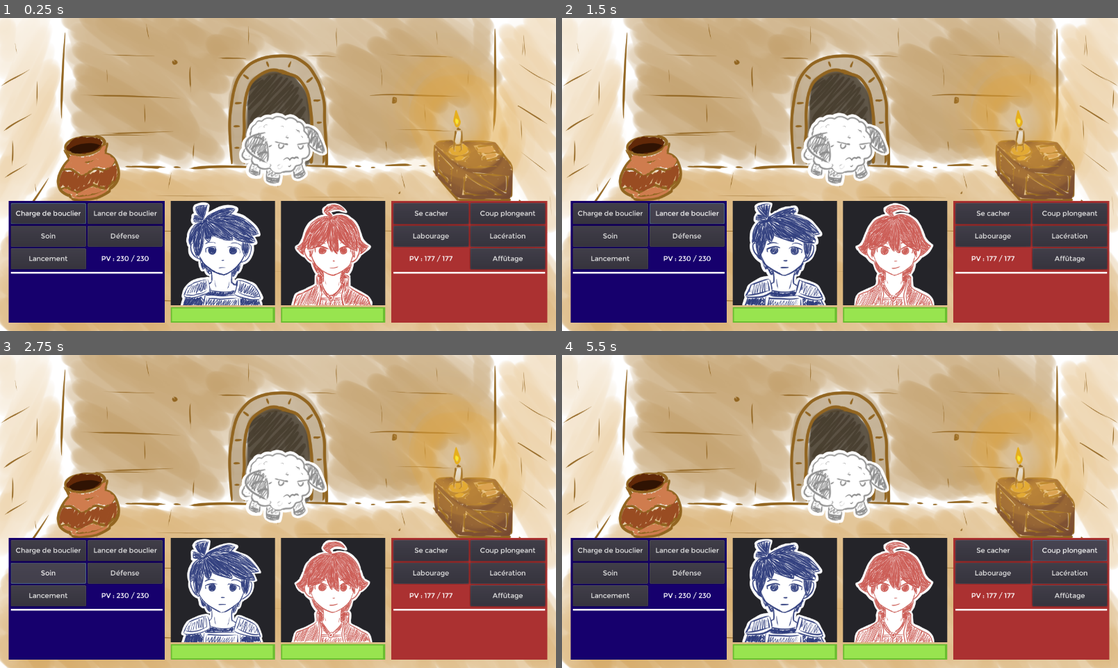
Above: before the commit, frames 1-4 (two rows, left to right).
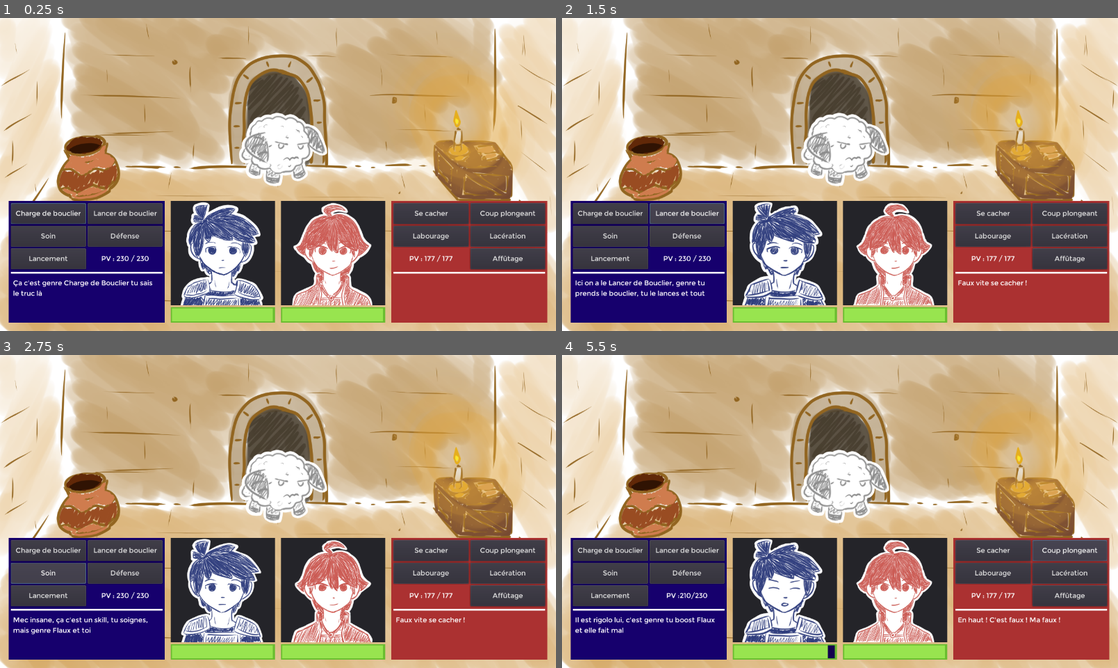
Above: after the commit, the same moments.

Repository: Floflosera/DuoDonjon
Game: Godot game, scene res://Scenes/Combat2.tscn
The game is run twice, just before and just after one commit, with the same random seed, the same clock (stepped at 60 frames per second) and the same inputs.
Inputs:
- Up to frame 1 (0.25 s): no input
- Up to frame 2 (1.5 s): click "Charge de bouclier" at 0.5 s; click "Lancer de bouclier" at 1.25 s
- Up to frame 3 (2.75 s): click "Soin" at 2 s
- Up to frame 4 (5.5 s): click "Défense" at 2.75 s; click "Lancement" at 3.5 s; click "Se cacher" at 4.25 s; click "Coup plongeant" at 5 s

The runs differ from the first frame. In frame 1, 1.6% of the frame differs, in the area x 2-67%, y 59-92%; in frame 2, 1.8%; in frame 3, 1.7%; in frame 4, 2.0%, in the area x 2-90%, y 59-97%.

Commit message:
Projet 0.10

Diff:
--- a/Scenes/Combat2.gd
+++ b/Scenes/Combat2.gd
@@ -1,12 +1,63 @@
 extends Node
 
+signal derouleTourFini
+
+onready var combattantHarry = $GeneralInterface/HBoxContainer/Harry
+onready var combattantFlaux = $GeneralInterface/HBoxContainer/Flaux
+
+onready var combattants = [combattantHarry, combattantFlaux]#, $Ennemi2]
+onready var nc = [0, 1]#, 2]
+
+var temp
+
 func _ready():
+	ordreTour()
+
+	#$DialogueInterface.visible = true
 	#$DialogueInterface.dialogueTest() #Permet de lancer un dialogue, ici le Test, celui pour tester (incroyable)
 	#yield($DialogueInterface, "dialogueFini")
 	#$DialogueInterface.visible = false
-	$GeneralInterface.choixTour() #lance le choix du tour, simple test pour l'instant, il sera au début de chaque tour
-	yield($GeneralInterface, "choixTourFini")
-	#$DialogueInterface.visible = true
-	#$DialogueInterface.dialogueTest2()
-	#yield($DialogueInterface, "dialogueFini")
-	#$DialogueInterface.visible = false
+
+	while(true):
+		$GeneralInterface.choixTour() #lance le choix du tour, simple test pour l'instant, il sera au début de chaque tour
+		yield($GeneralInterface, "choixTourFini")
+
+		deroulementTour()
+		yield(self, "derouleTourFini")
+
+func ordreTour():
+	for i in range(nc.size()-1):
+		for j in range(i+1, nc.size()):
+			if(combattants[i].vitesse < combattants[j].vitesse):
+				temp = nc[i]
+				nc[i] = nc[i+1]
+				nc[i+1] = temp
+
+func deroulementTour():
+	$TimerActions.start()
+	yield($TimerActions, "timeout")
+	if(combattantFlaux.priorite):
+		combattantFlaux.castSkill()
+		yield(combattantFlaux, "skillCasted")
+		$TimerActions.start()
+		yield($TimerActions, "timeout")
+	if(combattantHarry.priorite):
+		combattantHarry.castSkill()
+		yield(combattantHarry, "skillCasted")
+		$TimerActions.start()
+		yield($TimerActions, "timeout")
+
+	for i in nc:
+		if(combattants[i].tourEffectue == false):
+			combattants[i].castSkill()
+			yield(combattants[i], "skillCasted")
+			$TimerActions.start()
+			yield($TimerActions, "timeout")
+
+	emit_signal("derouleTourFini")
+
+
+
+
+func _on_TimerActions_timeout():
+	$TimerActions.stop()
--- a/Scenes/Combat2.tscn
+++ b/Scenes/Combat2.tscn
@@ -3,7 +3,7 @@
 [ext_resource path="res://Scenes/GeneralInterface.tscn" type="PackedScene" id=1]
 [ext_resource path="res://assets/Ennemi2.png" type="Texture" id=2]
 [ext_resource path="res://Scenes/Combat2.gd" type="Script" id=3]
-[ext_resource path="res://Scenes/Bouftou.gd" type="Script" id=4]
+[ext_resource path="res://Scenes/Ennemi2.gd" type="Script" id=4]
 [ext_resource path="res://Scenes/DialogueInterface.tscn" type="PackedScene" id=5]
 [ext_resource path="res://assets/FondNormal.png" type="Texture" id=6]
 
@@ -22,7 +22,7 @@
 position = Vector2( 640, 360 )
 texture = ExtResource( 6 )
 
-[node name="Bouftou" type="AnimatedSprite" parent="."]
+[node name="Ennemi2" type="AnimatedSprite" parent="."]
 position = Vector2( 647, 302 )
 frames = SubResource( 1 )
 script = ExtResource( 4 )
@@ -31,3 +31,7 @@
 
 [node name="DialogueInterface" parent="." instance=ExtResource( 5 )]
 visible = false
+
+[node name="TimerActions" type="Timer" parent="."]
+
+[connection signal="timeout" from="TimerActions" to="." method="_on_TimerActions_timeout"]
--- a/Scenes/DialogueInterface.gd
+++ b/Scenes/DialogueInterface.gd
@@ -3,6 +3,7 @@
 #Signal qui permet d'alerter de la fin d'un dialogue
 signal dialogueFini
 
+#Stockage du bouton de confirmation dans une variable
 onready var confirmation = get_node("HBoxContainer/FlauxDia/FlauxMenu/Background/Menu/VBoxContainer/Confirm")
 
 #Fonction pour créer une boite de texte pour Harry, Flaux, mettre leur émotion
--- a/Scenes/DialogueInterface.tscn
+++ b/Scenes/DialogueInterface.tscn
@@ -69,9 +69,14 @@
 
 [sub_resource type="SpriteFrames" id=3]
 animations = [ {
-"frames": [ ExtResource( 30 ), ExtResource( 36 ), ExtResource( 38 ) ],
-"loop": true,
-"name": "Neutre",
+"frames": [ ExtResource( 29 ), ExtResource( 43 ), ExtResource( 39 ) ],
+"loop": true,
+"name": "Content",
+"speed": 3.0
+}, {
+"frames": [ ExtResource( 6 ), ExtResource( 10 ), ExtResource( 35 ) ],
+"loop": true,
+"name": "Inquiet",
 "speed": 3.0
 }, {
 "frames": [ ExtResource( 22 ), ExtResource( 4 ), ExtResource( 26 ), ExtResource( 27 ), ExtResource( 7 ), ExtResource( 8 ) ],
@@ -79,52 +84,47 @@
 "name": "Blesse",
 "speed": 6.0
 }, {
+"frames": [ ExtResource( 28 ), ExtResource( 5 ), ExtResource( 21 ) ],
+"loop": true,
+"name": "Fatigue",
+"speed": 3.0
+}, {
+"frames": [ ExtResource( 44 ), ExtResource( 42 ), ExtResource( 34 ) ],
+"loop": true,
+"name": "Enerve",
+"speed": 3.0
+}, {
 "frames": [ ExtResource( 33 ), ExtResource( 37 ), ExtResource( 32 ) ],
 "loop": true,
 "name": "KO",
 "speed": 3.0
 }, {
-"frames": [ ExtResource( 28 ), ExtResource( 5 ), ExtResource( 21 ) ],
-"loop": true,
-"name": "Fatigue",
-"speed": 3.0
-}, {
-"frames": [ ExtResource( 6 ), ExtResource( 10 ), ExtResource( 35 ) ],
-"loop": true,
-"name": "Inquiet",
-"speed": 3.0
-}, {
-"frames": [ ExtResource( 44 ), ExtResource( 42 ), ExtResource( 34 ) ],
-"loop": true,
-"name": "Enerve",
+"frames": [ ExtResource( 30 ), ExtResource( 36 ), ExtResource( 38 ) ],
+"loop": true,
+"name": "Neutre",
 "speed": 3.0
 }, {
 "frames": [ ExtResource( 31 ), ExtResource( 40 ), ExtResource( 41 ) ],
 "loop": true,
 "name": "Triste",
-"speed": 3.0
-}, {
-"frames": [ ExtResource( 29 ), ExtResource( 43 ), ExtResource( 39 ) ],
-"loop": true,
-"name": "Content",
 "speed": 3.0
 } ]
 
 [sub_resource type="SpriteFrames" id=4]
 animations = [ {
+"frames": [ ExtResource( 23 ), ExtResource( 58 ), ExtResource( 24 ) ],
+"loop": true,
+"name": "Contente",
+"speed": 3.0
+}, {
+"frames": [ ExtResource( 48 ), ExtResource( 17 ), ExtResource( 47 ) ],
+"loop": true,
+"name": "KO",
+"speed": 3.0
+}, {
 "frames": [ ExtResource( 53 ), ExtResource( 54 ), ExtResource( 55 ) ],
 "loop": true,
 "name": "Neutre",
-"speed": 3.0
-}, {
-"frames": [ ExtResource( 48 ), ExtResource( 17 ), ExtResource( 47 ) ],
-"loop": true,
-"name": "KO",
-"speed": 3.0
-}, {
-"frames": [ ExtResource( 61 ), ExtResource( 51 ), ExtResource( 60 ) ],
-"loop": true,
-"name": "Fatiguee",
 "speed": 3.0
 }, {
 "frames": [ ExtResource( 12 ), ExtResource( 15 ), ExtResource( 13 ), ExtResource( 14 ), ExtResource( 16 ), ExtResource( 50 ) ],
@@ -137,19 +137,19 @@
 "name": "Inquiete",
 "speed": 3.0
 }, {
+"frames": [ ExtResource( 49 ), ExtResource( 62 ), ExtResource( 52 ) ],
+"loop": true,
+"name": "Enervee",
+"speed": 3.0
+}, {
+"frames": [ ExtResource( 61 ), ExtResource( 51 ), ExtResource( 60 ) ],
+"loop": true,
+"name": "Fatiguee",
+"speed": 3.0
+}, {
 "frames": [ ExtResource( 59 ), ExtResource( 57 ), ExtResource( 46 ) ],
 "loop": true,
 "name": "Triste",
-"speed": 3.0
-}, {
-"frames": [ ExtResource( 49 ), ExtResource( 62 ), ExtResource( 52 ) ],
-"loop": true,
-"name": "Enervee",
-"speed": 3.0
-}, {
-"frames": [ ExtResource( 23 ), ExtResource( 58 ), ExtResource( 24 ) ],
-"loop": true,
-"name": "Contente",
 "speed": 3.0
 } ]
 
@@ -263,7 +263,7 @@
 position = Vector2( 120, 120 )
 frames = SubResource( 3 )
 animation = "Neutre"
-frame = 2
+frame = 1
 playing = true
 
 [node name="HarryLifeBar" type="TextureProgress" parent="HBoxContainer/HarryDia/HarryPortrait/VBoxContainer"]
--- a/Scenes/Bouftou.gd
+++ b/Scenes/Ennemi2.gd
@@ -4,3 +4,6 @@
 export var pv = 500
 export var defense = 2
 export var vitesse = 3
+
+var choixSkill
+#onready var priorite = false
--- a/Scenes/Flaux.gd
+++ b/Scenes/Flaux.gd
@@ -2,6 +2,13 @@
 
 #les signaux permettent de transmettre une information à d'autres scènes
 signal butPressed
+signal degatsTermine
+signal skillCasted
+
+onready var tourEffectue = false
+
+var choixSkill
+onready var priorite = false
 
 #Les statistiques de Flaux
 export var pvmax = 177		#les points de vie qu'elle peut avoir au maximum
@@ -32,6 +39,8 @@
 func changerSprite():
 	if(pv == 0):						#Le personnage n'a plus assez de vie pour combattre
 		spriteAnim.play("KO")
+	elif(etatHarry.pv == 0):			#L'autre personnage n'a plus beaucoup de vie
+		spriteAnim.play("Enervee")
 	elif(pv <= pvmax/3):				#Le personnage n'a plus beaucoup de vie
 		spriteAnim.play("Fatiguee")
 	elif(etatHarry.pv <= pvmax/3):		#L'autre personnage n'a plus beaucoup de vie
@@ -48,30 +57,72 @@
 		pv -= degats				#Sinon les dégâts sont soustraits aux pv du personnage
 	barreVie.value = pv										#On met à jour l'affichage des pv de la barre
 	labelVie.set_text("PV :" + str(pv) + "/" + str(pvmax))	#Et du texte
-	$TimerBlesse.start()			#On lance un timer de une seconde pour savoir quand arrêter l'animation de blessure
-
-#Quand le timmer "TimerBlesse" se termine (au bout d'une seconde)
-func _on_TimerBlesse_timeout():
-	changerSprite()			#On modifie le sprite en veillant à respecter les conditions dans la méthode
-	$TimerBlesse.stop()		#On arrête le timer quand c'est fini
+	yield(spriteAnim,"animation_finished")
+	changerSprite()
+	etatHarry.changerSprite()
+	emit_signal("degatsTermine")
 
 #Liste des bouttons que l'on peut presser, il renvoie tous le signal "un bouton a été pressé"
 #Ce signal est ensuite reçu dans GeneralInterface pour savoir que le choix a eu lieu
 func _on_SkillSeCacher_pressed():
+	choixSkill = 0
+	priorite = true
 	emit_signal("butPressed")
 
+func castSkillSeCacher():
+	etatHarry.degatsPris(10)
+	yield(etatHarry,"degatsTermine")
 
 func _on_SkillCoupPlongeant_pressed():
+	choixSkill = 1
 	emit_signal("butPressed")
 
+func castSkillCoupPlongeant():
+	etatHarry.degatsPris(20)
+	yield(etatHarry,"degatsTermine")
 
 func _on_SkillLabourage_pressed():
+	choixSkill = 2
 	emit_signal("butPressed")
 
+func castSkillLabourage():
+	etatHarry.degatsPris(30)
+	yield(etatHarry,"degatsTermine")
 
 func _on_SkillLaceration_pressed():
+	choixSkill = 3
 	emit_signal("butPressed")
 
+func castSkillLaceration():
+	etatHarry.degatsPris(40)
+	yield(etatHarry,"degatsTermine")
 
 func _on_SkillAffutage_pressed():
+	choixSkill = 4
 	emit_signal("butPressed")
+
+func castSkillAffutage():
+	etatHarry.degatsPris(50)
+	yield(etatHarry,"degatsTermine")
+
+func castSkill():
+	match choixSkill:
+		0:
+			castSkillSeCacher()
+			yield(etatHarry,"degatsTermine")
+			priorite = false
+		1:
+			castSkillCoupPlongeant()
+			yield(etatHarry,"degatsTermine")
+		2:
+			castSkillLabourage()
+			yield(etatHarry,"degatsTermine")
+		3:
+			castSkillLaceration()
+			yield(etatHarry,"degatsTermine")
+		4:
+			castSkillAffutage()
+			yield(etatHarry,"degatsTermine")
+
+	tourEffectue = true
+	emit_signal("skillCasted")
--- a/Scenes/Flaux.tscn
+++ b/Scenes/Flaux.tscn
@@ -2,7 +2,7 @@
 
 [ext_resource path="res://assets/MenuFlaux.png" type="Texture" id=1]
 [ext_resource path="res://Montreal.tres" type="DynamicFont" id=2]
-[ext_resource path="res://assets/viev.png" type="Texture" id=3]
+[ext_resource path="res://assets/vievr.png" type="Texture" id=3]
 [ext_resource path="res://assets/viep.png" type="Texture" id=4]
 [ext_resource path="res://assets/Flaux/FlauxBlessee0_0.png" type="Texture" id=5]
 [ext_resource path="res://Scenes/Flaux.gd" type="Script" id=6]
@@ -34,29 +34,29 @@
 "name": "KO",
 "speed": 3.0
 }, {
+"frames": [ ExtResource( 20 ), ExtResource( 21 ), ExtResource( 22 ) ],
+"loop": true,
+"name": "Neutre",
+"speed": 3.0
+}, {
 "frames": [ ExtResource( 5 ), ExtResource( 9 ), ExtResource( 7 ), ExtResource( 8 ), ExtResource( 10 ), ExtResource( 17 ) ],
-"loop": true,
+"loop": false,
 "name": "Blessee",
 "speed": 6.0
 }, {
+"frames": [ ExtResource( 12 ), ExtResource( 13 ), ExtResource( 23 ) ],
+"loop": true,
+"name": "Inquiete",
+"speed": 3.0
+}, {
+"frames": [ ExtResource( 16 ), ExtResource( 26 ), ExtResource( 19 ) ],
+"loop": true,
+"name": "Enervee",
+"speed": 3.0
+}, {
 "frames": [ ExtResource( 25 ), ExtResource( 18 ), ExtResource( 24 ) ],
 "loop": true,
 "name": "Fatiguee",
-"speed": 3.0
-}, {
-"frames": [ ExtResource( 12 ), ExtResource( 13 ), ExtResource( 23 ) ],
-"loop": true,
-"name": "Inquiete",
-"speed": 3.0
-}, {
-"frames": [ ExtResource( 20 ), ExtResource( 21 ), ExtResource( 22 ) ],
-"loop": true,
-"name": "Neutre",
-"speed": 3.0
-}, {
-"frames": [ ExtResource( 16 ), ExtResource( 26 ), ExtResource( 19 ) ],
-"loop": true,
-"name": "Enervee",
 "speed": 3.0
 } ]
 
@@ -93,6 +93,7 @@
 position = Vector2( 120, 120 )
 frames = SubResource( 2 )
 animation = "Neutre"
+frame = 1
 playing = true
 
 [node name="FlauxLifeBar" type="TextureProgress" parent="FlauxPortrait/VBoxContainer"]
@@ -274,11 +275,8 @@
 autowrap = true
 clip_text = true
 
-[node name="TimerBlesse" type="Timer" parent="."]
-
 [connection signal="pressed" from="FlauxMenu/Background/Menu/VBoxContainer/GridContainer/SkillSeCacher" to="." method="_on_SkillSeCacher_pressed"]
 [connection signal="pressed" from="FlauxMenu/Background/Menu/VBoxContainer/GridContainer/SkillCoupPlongeant" to="." method="_on_SkillCoupPlongeant_pressed"]
 [connection signal="pressed" from="FlauxMenu/Background/Menu/VBoxContainer/GridContainer/SkillLabourage" to="." method="_on_SkillLabourage_pressed"]
 [connection signal="pressed" from="FlauxMenu/Background/Menu/VBoxContainer/GridContainer/SkillLaceration" to="." method="_on_SkillLaceration_pressed"]
 [connection signal="pressed" from="FlauxMenu/Background/Menu/VBoxContainer/GridContainer/SkillAffutage" to="." method="_on_SkillAffutage_pressed"]
-[connection signal="timeout" from="TimerBlesse" to="." method="_on_TimerBlesse_timeout"]
--- a/Scenes/GeneralInterface.gd
+++ b/Scenes/GeneralInterface.gd
@@ -35,6 +35,7 @@
 		#Permet de retirer le curseur tous les boutons d'Harry (le groupe "HarryButtons" contient chaque bouton d'Harry)
 		get_tree().call_group("HarryButtons", "release_focus")
 		$HBoxContainer/Harry.modifDesc("") #Une fois l'action choisie, on vide la description des actions
+		$HBoxContainer/Harry.tourEffectue = false
 
 	if($HBoxContainer/Flaux.pv > 0):
 		skillsFlauxSeCacher.grab_focus() #met le curseur de menu sur le premier skill de Flaux
@@ -45,11 +46,12 @@
 		#Permet de retirer le curseur tous les boutons de Flaux (le groupe "FlauxButtons" contient chaque bouton de Flaux)
 		get_tree().call_group("FlauxButtons", "release_focus")
 		$HBoxContainer/Flaux.modifDesc("") #Une fois l'action choisie, on vide la description des actions
+		$HBoxContainer/Flaux.tourEffectue = false
 
 	emit_signal("choixTourFini") #Permet d'avertir la scène de combat que le tour est terminé
 
 #Fonction qui boucle à l'infini, elle est toujours actif tant que la scène est présente
-func _delta_process():
+func _process(delta):
 	#En fonction d'où se situe le focus, on affiche un texte différent dans la description du personnage concerné
 	if(skillsHarryChargeBouclier.has_focus()):
 		$HBoxContainer/Harry.modifDesc("Ça c'est genre Charge de Bouclier tu sais le truc là")
@@ -77,7 +79,7 @@
 func _on_Harry_butPressed():
 
 	#Des testes pour voir si "degatsPris(x)" fonctionne
-	#$HBoxContainer/Harry.degatsPris(180)
+	#$HBoxContainer/Harry.degatsPris(300)
 	#$HBoxContainer/Flaux.degatsPris(0)
 	pass
 
@@ -87,6 +89,6 @@
 	#Des testes pour voir si "degatsPris(x)" fonctionne
 	#$HBoxContainer/Harry.pv = $HBoxContainer/Harry.pvmax #Pour remettre Harry full life et testé quand il regarde Flaux
 	#$HBoxContainer/Harry.degatsPris(0)
-	#$HBoxContainer/Flaux.degatsPris(160)
+	#$HBoxContainer/Flaux.degatsPris(300)
 	#choixTour() #permet de tester plusieurs choix de tour d'affiler
 	pass
--- a/Scenes/Harry.gd
+++ b/Scenes/Harry.gd
@@ -2,6 +2,13 @@
 
 #les signaux permettent de transmettre une information à d'autres scènes
 signal butPressed
+signal degatsTermine
+signal skillCasted
+
+onready var tourEffectue = false
+
+var choixSkill
+onready var priorite = false
 
 #Les statistiques d'Harry
 export var pvmax = 230		#les points de vie qu'il peut avoir au maximum
@@ -32,6 +39,8 @@
 func changerSprite():
 	if(pv == 0):						#Le personnage n'a plus assez de vie pour combattre
 		spriteAnim.play("KO")
+	elif(etatFlaux.pv == 0):			#L'autre personnage n'a plus beaucoup de vie
+		spriteAnim.play("Enerve")
 	elif(pv <= pvmax/3):				#Le personnage n'a plus beaucoup de vie
 		spriteAnim.play("Fatigue")
 	elif(etatFlaux.pv <= pvmax/3):		#L'autre personnage n'a plus beaucoup de vie
@@ -48,30 +57,74 @@
 		pv -= degats				#Sinon les dégâts sont soustraits aux pv du personnage
 	barreVie.value = pv										#On met à jour l'affichage des pv de la barre
 	labelVie.set_text("PV :" + str(pv) + "/" + str(pvmax))	#Et du texte
-	$TimerBlesse.start()			#On lance un timer de une seconde pour savoir quand arrêter l'animation de blessure
-
-#Quand le timmer "TimerBlesse" se termine (au bout d'une seconde)
-func _on_TimerBlesse_timeout():
-	changerSprite()			#On modifie le sprite en veillant à respecter les conditions dans la méthode
-	$TimerBlesse.stop()		#On arrête le timer quand c'est fini
+	yield(spriteAnim,"animation_finished")
+	changerSprite()
+	etatFlaux.changerSprite()
+	emit_signal("degatsTermine")
 
 #Liste des bouttons que l'on peut presser, il renvoie tous le signal "un bouton a été pressé"
 #Ce signal est ensuite reçu dans GeneralInterface pour savoir que le choix a eu lieu
 func _on_SkillChargeBouclier_pressed():
+	choixSkill = 0
 	emit_signal("butPressed")
 
+func castSkillChargeBouclier():
+	etatFlaux.degatsPris(10)
+	yield(etatFlaux,"degatsTermine")
 
 func _on_SkillLancerBouclier_pressed():
+	choixSkill = 1
 	emit_signal("butPressed")
 
+func castSkillLancerBouclier():
+	etatFlaux.degatsPris(20)
+	yield(etatFlaux,"degatsTermine")
 
 func _on_SkillSoin_pressed():
+	choixSkill = 2
 	emit_signal("butPressed")
 
+func castSkillSoin():
+	etatFlaux.degatsPris(30)
+	yield(etatFlaux,"degatsTermine")
 
 func _on_SkillDefense_pressed():
+	choixSkill = 3
+	priorite = true
 	emit_signal("butPressed")
 
+func castSkillDefense():
+	etatFlaux.degatsPris(40)
+	yield(etatFlaux,"degatsTermine")
 
 func _on_SkillLancement_pressed():
+	choixSkill = 4
+	priorite = true
 	emit_signal("butPressed")
+
+func castSkillLancement():
+	etatFlaux.degatsPris(50)
+	yield(etatFlaux,"degatsTermine")
+
+func castSkill():
+	match choixSkill:
+		0:
+			castSkillChargeBouclier()
+			yield(etatFlaux,"degatsTermine")
+		1:
+			castSkillLancerBouclier()
+			yield(etatFlaux,"degatsTermine")
+		2:
+			castSkillSoin()
+			yield(etatFlaux,"degatsTermine")
+		3:
+			castSkillDefense()
+			yield(etatFlaux,"degatsTermine")
+			priorite = false
+		4:
+			castSkillLancement()
+			yield(etatFlaux,"degatsTermine")
+			priorite = false
+
+	tourEffectue = true
+	emit_signal("skillCasted")
--- a/Scenes/Harry.tscn
+++ b/Scenes/Harry.tscn
@@ -3,7 +3,7 @@
 [ext_resource path="res://Montreal.tres" type="DynamicFont" id=1]
 [ext_resource path="res://Scenes/Harry.gd" type="Script" id=2]
 [ext_resource path="res://assets/MenuHarry.png" type="Texture" id=3]
-[ext_resource path="res://assets/viev.png" type="Texture" id=4]
+[ext_resource path="res://assets/vievb.png" type="Texture" id=4]
 [ext_resource path="res://assets/viep.png" type="Texture" id=5]
 [ext_resource path="res://assets/Harry/HarryBlesse0_1.png" type="Texture" id=6]
 [ext_resource path="res://assets/Harry/HarryFatigue1.png" type="Texture" id=7]
@@ -38,8 +38,18 @@
 "name": "Inquiet",
 "speed": 3.0
 }, {
+"frames": [ ExtResource( 17 ), ExtResource( 22 ), ExtResource( 24 ) ],
+"loop": true,
+"name": "Neutre",
+"speed": 3.0
+}, {
+"frames": [ ExtResource( 26 ), ExtResource( 25 ), ExtResource( 20 ) ],
+"loop": true,
+"name": "Enerve",
+"speed": 3.0
+}, {
 "frames": [ ExtResource( 13 ), ExtResource( 6 ), ExtResource( 14 ), ExtResource( 15 ), ExtResource( 9 ), ExtResource( 10 ) ],
-"loop": true,
+"loop": false,
 "name": "Blesse",
 "speed": 6.0
 }, {
@@ -48,19 +58,9 @@
 "name": "Fatigue",
 "speed": 3.0
 }, {
-"frames": [ ExtResource( 26 ), ExtResource( 25 ), ExtResource( 20 ) ],
-"loop": true,
-"name": "Enerve",
-"speed": 3.0
-}, {
 "frames": [ ExtResource( 19 ), ExtResource( 23 ), ExtResource( 18 ) ],
 "loop": true,
 "name": "KO",
-"speed": 3.0
-}, {
-"frames": [ ExtResource( 17 ), ExtResource( 22 ), ExtResource( 24 ) ],
-"loop": true,
-"name": "Neutre",
 "speed": 3.0
 } ]
 
@@ -275,11 +275,8 @@
 texture_under = ExtResource( 4 )
 texture_progress = ExtResource( 5 )
 
-[node name="TimerBlesse" type="Timer" parent="."]
-
 [connection signal="pressed" from="HarryMenu/Background/Menu/VBoxContainer/GridContainer/SkillChargeBouclier" to="." method="_on_SkillChargeBouclier_pressed"]
 [connection signal="pressed" from="HarryMenu/Background/Menu/VBoxContainer/GridContainer/SkillLancerBouclier" to="." method="_on_SkillLancerBouclier_pressed"]
 [connection signal="pressed" from="HarryMenu/Background/Menu/VBoxContainer/GridContainer/SkillSoin" to="." method="_on_SkillSoin_pressed"]
 [connection signal="pressed" from="HarryMenu/Background/Menu/VBoxContainer/GridContainer/SkillDefense" to="." method="_on_SkillDefense_pressed"]
 [connection signal="pressed" from="HarryMenu/Background/Menu/VBoxContainer/GridContainer/SkillLancement" to="." method="_on_SkillLancement_pressed"]
-[connection signal="timeout" from="TimerBlesse" to="." method="_on_TimerBlesse_timeout"]
Binary file added: assets/vievb.png
Not shown, added: assets/vievb.png.import
Binary file added: assets/vievr.png
Not shown, added: assets/vievr.png.import
